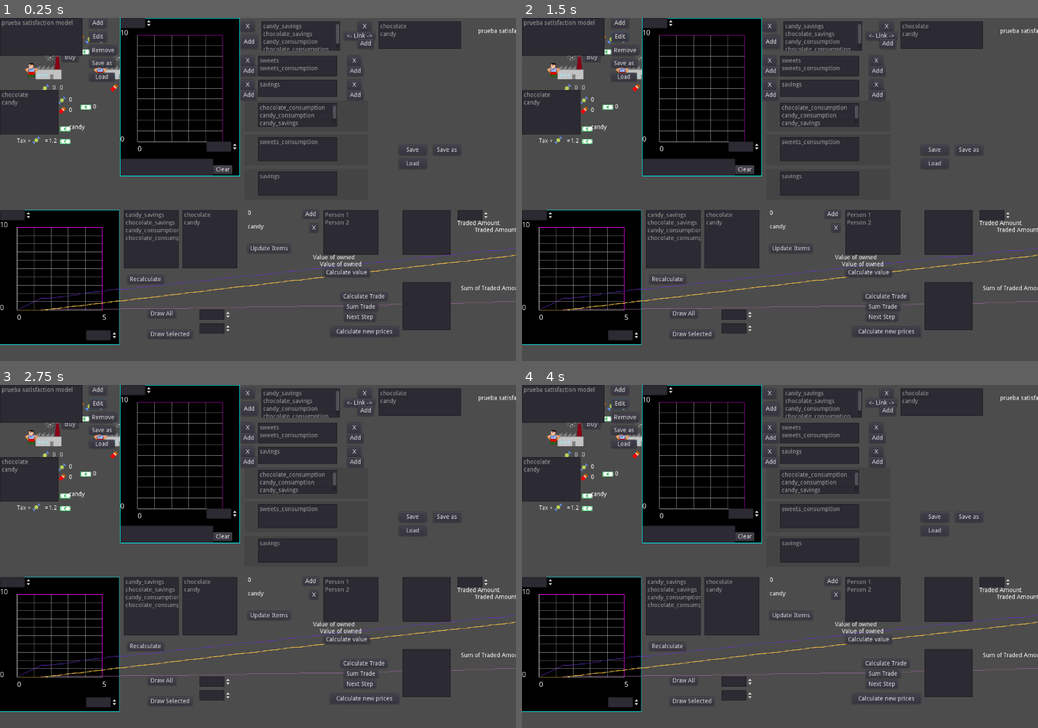
Above: before the commit, frames 1-4 (two rows, left to right).
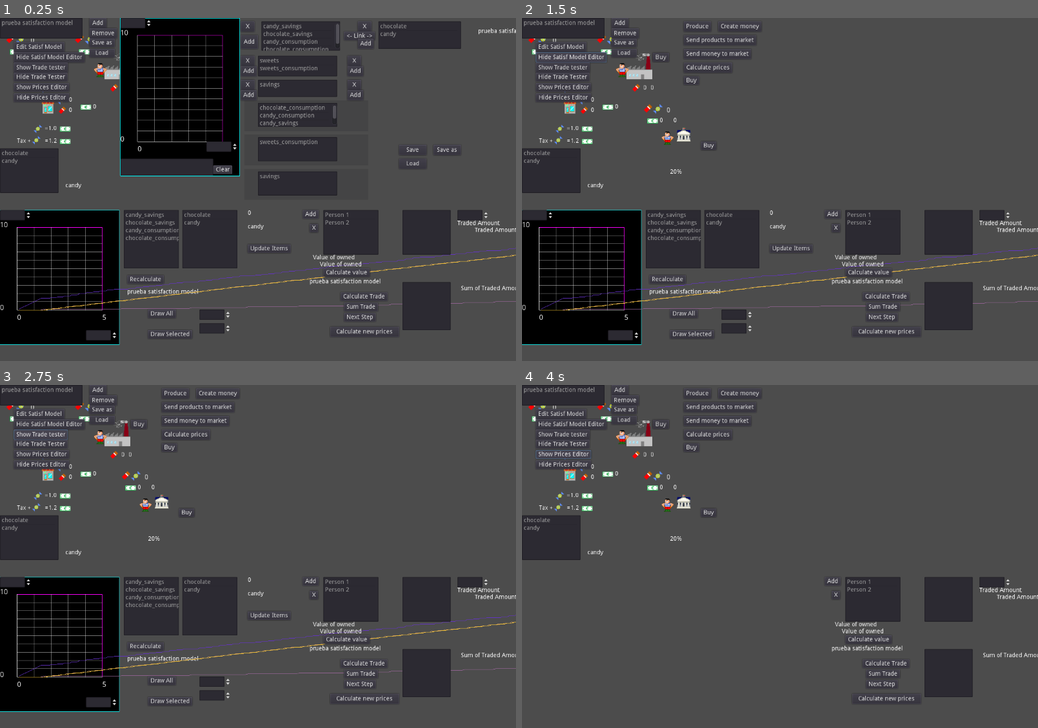
Above: after the commit, the same moments.

Repository: carlostgit/Fiat2
Game: Godot game, scene res://Fiat.tscn
Two runs of this game, one before a commit and one after it. Both use one fixed random seed, a clock stepped at 60 frames per second and the inputs below.
Inputs (mouse positions are in pixels of both pictures, inside the frame that each line leads up to):
- Up to frame 1 (0.25 s): no input
- Up to frame 2 (1.5 s): click "Edit" (after the commit: "Edit Satisf Model") at 0.5 s; click (573, 59) at 1.25 s, where only the run after the commit has a clickable "Hide Satisf Model Editor"
- Up to frame 3 (2.75 s): click (41, 433) at 2 s, where only the run after the commit has a clickable "Show Trade tester"
- Up to frame 4 (4 s): click (563, 443) at 2.75 s, where only the run after the commit has a clickable "Hide Trade Tester"; click (563, 453) at 3.5 s, where only the run after the commit has a clickable "Show Prices Editor"

The runs differ from the first frame. In frame 1, 4.2% of the frame differs, in the area x 0-74%, y 3-81%; in frame 2, 22%; in frame 3, 22%; in frame 4, 35%, in the area x 0-100%, y 0-96%.

Commit message:
Sigo avanzando en PriceCalculationTesterScene

Diff:
--- a/PriceCalculation/MarketTesterScene.gd
+++ b/PriceCalculation/MarketTesterScene.gd
@@ -9,7 +9,10 @@
 
 var _market:Node = null
 
-var _default_satisf_calc = null
+#var _default_satisf_calc = null
+
+var _satisfaction_calculator_ref:Node = null
+var _name_of_model:String = ""
 
 # Called when the node enters the scene tree for the first time.
 func _ready():
@@ -24,6 +27,11 @@
 #func _process(delta):
 #	pass
 
+func set_satisfaction_calculator_ref(satisf_calculator_arg):
+	_satisfaction_calculator_ref = satisf_calculator_arg
+	self._name_of_model = _satisfaction_calculator_ref.get_name()
+	$SatisfactionModelNameLabel.set_text(self._name_of_model)
+
 func update_person_list():
 	$PersonsItemList.clear()
 	for person in _market.get_persons():
@@ -32,7 +40,7 @@
 
 func init_default_example(satisf_calc_arg:Node):
 	_market.init_default_example(satisf_calc_arg)
-	_default_satisf_calc = satisf_calc_arg
+	_satisfaction_calculator_ref = satisf_calc_arg
 	update_person_list()
 
 
@@ -179,5 +187,5 @@
 	for i in range(0,$PersonsItemList.get_item_count()):
 		if text==$PersonsItemList.get_item_text(i):
 			return
-	_market.add_person(text,_default_satisf_calc)
+	_market.add_person(text,_satisfaction_calculator_ref)
 	self.update_person_list()
--- a/PriceCalculation/PriceCalculationTesterScene.gd
+++ b/PriceCalculation/PriceCalculationTesterScene.gd
@@ -24,6 +24,7 @@
 	name_satisf_calc_dic[name_of_satisf] = satisfaction_calculator
 	$SatisfactionModelEditor.set_satisfaction_calculator_ref(satisfaction_calculator)
 	$TradeTesterScene.set_satisfaction_calculator_ref(satisfaction_calculator)
+	$MarketTesterScene.set_satisfaction_calculator_ref(satisfaction_calculator)
 	$MarketTesterScene.init_default_example(satisfaction_calculator)
 	update_item_list()
 
@@ -173,3 +174,33 @@
 
 func _on_LoadButton_pressed():
 	$LoadFileDialog.popup()
+
+
+
+func _on_HideButton_pressed():
+	$SatisfactionModelEditor.hide()
+
+
+
+func _on_TradeTesterButton_pressed():
+	var selected_items = $SatisfactionModelItemList.get_selected_items()
+	if (selected_items.size()):
+
+		var first_select_index = selected_items[0]
+		var name = $SatisfactionModelItemList.get_item_text(first_select_index)
+		var satisf_calc:SatisfactionCalculator = name_satisf_calc_dic[name]
+		$TradeTesterScene.set_satisfaction_calculator_ref(satisf_calc)
+		$TradeTesterScene.show()
+
+
+func _on_HideTradeTesterButton_pressed():
+	$TradeTesterScene.hide()
+
+
+func _on_ShowPricesEditorButton_pressed():
+	$PricesEditor.show()
+
+
+
+func _on_HidePricesEditorButton_pressed():
+	$PricesEditor.hide()
--- a/PriceCalculation/PriceCalculationTesterScene.tscn
+++ b/PriceCalculation/PriceCalculationTesterScene.tscn
@@ -25,7 +25,7 @@
 
 [node name="SatisfactionModelItemList" type="ItemList" parent="."]
 margin_right = 192.0
-margin_bottom = 88.0
+margin_bottom = 48.0
 __meta__ = {
 "_edit_use_anchors_": false
 }
@@ -37,17 +37,67 @@
 text = "Add"
 
 [node name="EditButton" type="Button" parent="."]
-margin_left = 208.0
-margin_top = 32.0
-margin_right = 248.0
-margin_bottom = 56.0
-text = "Edit"
+margin_left = 32.0
+margin_top = 56.0
+margin_right = 150.0
+margin_bottom = 80.0
+text = "Edit Satisf Model"
+
+[node name="HideButton" type="Button" parent="."]
+margin_left = 32.0
+margin_top = 80.0
+margin_right = 197.0
+margin_bottom = 104.0
+text = "Hide Satisf Model Editor"
+__meta__ = {
+"_edit_use_anchors_": false
+}
+
+[node name="TradeTesterButton" type="Button" parent="."]
+margin_left = 32.0
+margin_top = 104.0
+margin_right = 158.0
+margin_bottom = 128.0
+text = "Show Trade tester"
+__meta__ = {
+"_edit_use_anchors_": false
+}
+
+[node name="HideTradeTesterButton" type="Button" parent="."]
+margin_left = 32.0
+margin_top = 128.0
+margin_right = 157.0
+margin_bottom = 148.0
+text = "Hide Trade Tester"
+__meta__ = {
+"_edit_use_anchors_": false
+}
+
+[node name="ShowPricesEditorButton" type="Button" parent="."]
+margin_left = 32.0
+margin_top = 152.0
+margin_right = 161.0
+margin_bottom = 172.0
+text = "Show Prices Editor"
+__meta__ = {
+"_edit_use_anchors_": false
+}
+
+[node name="HidePricesEditorButton" type="Button" parent="."]
+margin_left = 32.0
+margin_top = 176.0
+margin_right = 161.0
+margin_bottom = 196.0
+text = "Hide Prices Editor"
+__meta__ = {
+"_edit_use_anchors_": false
+}
 
 [node name="RemoveButton" type="Button" parent="."]
 margin_left = 208.0
-margin_top = 64.0
+margin_top = 24.0
 margin_right = 272.0
-margin_bottom = 88.0
+margin_bottom = 48.0
 text = "Remove"
 
 [node name="AddAcceptDialog" type="AcceptDialog" parent="."]
@@ -69,9 +119,9 @@
 
 [node name="SaveAsButton" type="Button" parent="."]
 margin_left = 208.0
-margin_top = 96.0
+margin_top = 48.0
 margin_right = 267.0
-margin_bottom = 116.0
+margin_bottom = 68.0
 text = "Save as"
 __meta__ = {
 "_edit_use_anchors_": false
@@ -79,9 +129,9 @@
 
 [node name="LoadButton" type="Button" parent="."]
 margin_left = 208.0
-margin_top = 128.0
+margin_top = 72.0
 margin_right = 267.0
-margin_bottom = 148.0
+margin_bottom = 92.0
 text = "Load"
 __meta__ = {
 "_edit_use_anchors_": false
@@ -118,6 +168,16 @@
 "_edit_use_anchors_": false
 }
 
+[node name="SatisfModelNameLabel" type="Label" parent="TradeTesterScene"]
+margin_left = 296.0
+margin_top = 184.0
+margin_right = 336.0
+margin_bottom = 198.0
+text = "Satisfaction Model Name"
+__meta__ = {
+"_edit_use_anchors_": false
+}
+
 [node name="PriceLabel" type="Label" parent="TradeTesterScene"]
 margin_left = 576.0
 margin_right = 616.0
@@ -219,18 +279,16 @@
 value = 0.5
 
 [node name="PricesEditor" type="Control" parent="."]
-margin_left = 8.0
-margin_top = 168.0
-margin_right = 304.0
-margin_bottom = 296.0
+margin_top = 304.0
+margin_right = 264.0
+margin_bottom = 432.0
 script = ExtResource( 6 )
 __meta__ = {
 "_edit_use_anchors_": false
 }
 
 [node name="ProductItemList" type="ItemList" parent="PricesEditor"]
-margin_left = -8.0
-margin_right = 128.0
+margin_right = 136.0
 margin_bottom = 104.0
 
 [node name="PriceSpinBox" type="SpinBox" parent="PricesEditor"]
@@ -411,8 +469,20 @@
 margin_right = 224.0
 margin_bottom = 296.0
 text = "Calculate new prices"
+
+[node name="SatisfactionModelNameLabel" type="Label" parent="MarketTesterScene"]
+margin_left = 16.0
+margin_top = 160.0
+margin_right = 175.0
+margin_bottom = 174.0
+text = "Satisfaction Model Name"
 [connection signal="pressed" from="AddButton" to="." method="_on_AddButton_pressed"]
 [connection signal="pressed" from="EditButton" to="." method="_on_EditButton_pressed"]
+[connection signal="pressed" from="HideButton" to="." method="_on_HideButton_pressed"]
+[connection signal="pressed" from="TradeTesterButton" to="." method="_on_TradeTesterButton_pressed"]
+[connection signal="pressed" from="HideTradeTesterButton" to="." method="_on_HideTradeTesterButton_pressed"]
+[connection signal="pressed" from="ShowPricesEditorButton" to="." method="_on_ShowPricesEditorButton_pressed"]
+[connection signal="pressed" from="HidePricesEditorButton" to="." method="_on_HidePricesEditorButton_pressed"]
 [connection signal="pressed" from="RemoveButton" to="." method="_on_RemoveButton_pressed"]
 [connection signal="about_to_show" from="AddAcceptDialog" to="AddAcceptDialog" method="_on_AddAcceptDialog_about_to_show"]
 [connection signal="confirmed" from="AddAcceptDialog" to="AddAcceptDialog" method="_on_AddAcceptDialog_confirmed"]
--- a/PriceCalculation/TradeTesterScene.gd
+++ b/PriceCalculation/TradeTesterScene.gd
@@ -23,10 +23,10 @@
 #func _process(delta):
 #	pass
 
-func set_satisfaction_calculator_ref(satisf_calculator_arg, name_arg:String=""):
+func set_satisfaction_calculator_ref(satisf_calculator_arg):
 	_satisfaction_calculator_ref = satisf_calculator_arg
-	self.name_of_model = name_arg
-
+	self.name_of_model = _satisfaction_calculator_ref.get_name()
+	$SatisfModelNameLabel.set_text(self.name_of_model)
 	_trade_calculator = TradeCalculator.new(_satisfaction_calculator_ref)
 
 #	He creado un _init en SatisfactionCalculator, que hace de constructor de copia
